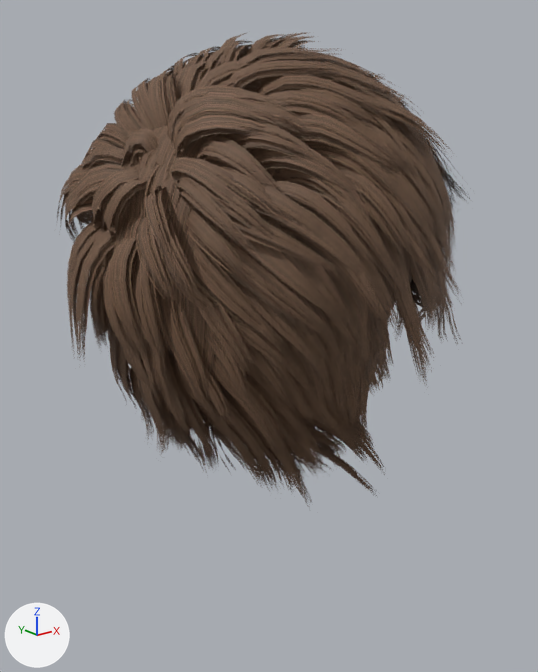
An edit to the glTF model apps/web/models/hair-male.glb, drawn before and after from the same camera.
Rendered twice from a 50 mm camera at (-0.323, -0.377, 0.238) aimed at (-0.03, -0.011, 0.091). Lighting does not change. The marker at lower left points along +X, +Y and +Z. The first picture is the older version. Where no turn or scale is listed for an object, it has been applied to the vertices.

Before the edit, the objects in view are built like this:
```python
me_hair_medium_cards = bpy.data.meshes.new('Hair_medium_cards')
me_hair_medium_cards.from_pydata(...)  # 22880 vertices, 20800 faces; spans x -0.128..0.128, y -0.131..0.131, z -0.137..0.137
me_hair_medium_cards.materials.append(mat_m_hair_cards)
me_hair_slick_cards = bpy.data.meshes.new('Hair_slick_cards')
me_hair_slick_cards.from_pydata(...)  # 7560 vertices, 6720 faces; spans x -0.099..0.099, y -0.098..0.098, z -0.115..0.115
me_hair_slick_cards.materials.append(mat_m_hair_cards)
ob_hair_medium_cards = bpy.data.objects.new('Hair_medium_cards', me_hair_medium_cards)
ob_hair_medium_cards.location = (-0.0313, -0.0133, 0.1424)
ob_hair_slick_cards = bpy.data.objects.new('Hair_slick_cards', me_hair_slick_cards)
ob_hair_slick_cards.location = (-0.0444, -0.0092, 0.1525)
```
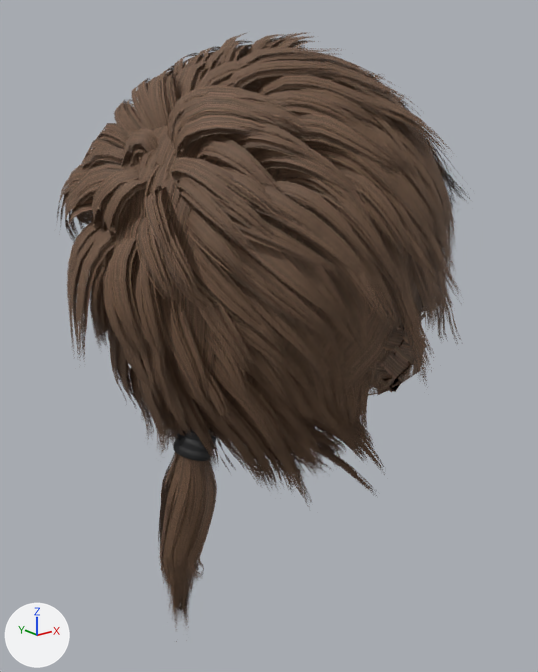
Commit message: Add the low ponytail «Низкий хвост» as the fourth male hairstyle

Location of each change, [x1, y1, x2, y2] in pixels of the pictures (538 x 672 px):
'Hair_ponytail_cards', added (mostly hidden)
    after: [96, 85, 432, 438]
'Hair_ponytail_tail', added
    after: [158, 424, 217, 642]
'Hair_ponytail_tie', added (black)
    after: [173, 429, 216, 461]

Edits to the bpy script that builds the scene:
```text
Add mat_m_hair_tie:
    mat_m_hair_tie = principled_material('M_Hair_Tie')
    mat_m_hair_tie.base_color = (0.012, 0.012, 0.013)  # black #1d1d1e
    mat_m_hair_tie.roughness = 0.6
Add me_hair_ponytail_tie:
    me_hair_ponytail_tie.from_pydata(...)  # 700 vertices, 1396 faces; spans x -0.0117..0.0117, y -0.0132..0.0132, z -0.0098..0.0098
    me_hair_ponytail_tie.materials.append(mat_m_hair_tie)  # black #1d1d1e
Add me_hair_ponytail_tail:
    me_hair_ponytail_tail.from_pydata(...)  # 4740 vertices, 4424 faces; spans x -0.017..0.017, y -0.02..0.02, z -0.084..0.084
    me_hair_ponytail_tail.materials.append(mat_m_hair_cards)
Add me_hair_ponytail_cards:
    me_hair_ponytail_cards.from_pydata(...)  # 7920 vertices, 7040 faces; spans x -0.097..0.097, y -0.107..0.107, z -0.108..0.108
    me_hair_ponytail_cards.materials.append(mat_m_hair_cards)
Add ob_hair_ponytail_tie:
    ob_hair_ponytail_tie = bpy.data.objects.new('Hair_ponytail_tie', me_hair_ponytail_tie)
    ob_hair_ponytail_tie.location = (-0.0998, -0.025, 0.0415)
Add ob_hair_ponytail_tail:
    ob_hair_ponytail_tail = bpy.data.objects.new('Hair_ponytail_tail', me_hair_ponytail_tail)
    ob_hair_ponytail_tail.location = (-0.104, -0.0192, -0.0311)
Add ob_hair_ponytail_cards:
    ob_hair_ponytail_cards = bpy.data.objects.new('Hair_ponytail_cards', me_hair_ponytail_cards)
    ob_hair_ponytail_cards.location = (-0.0424, -0.0097, 0.1468)
```
